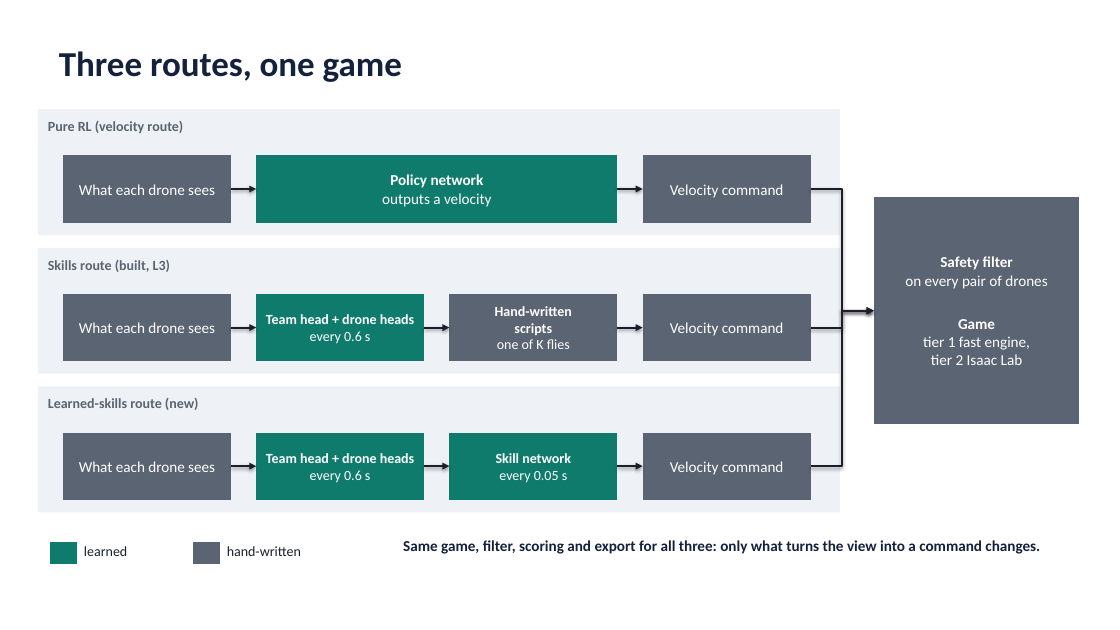
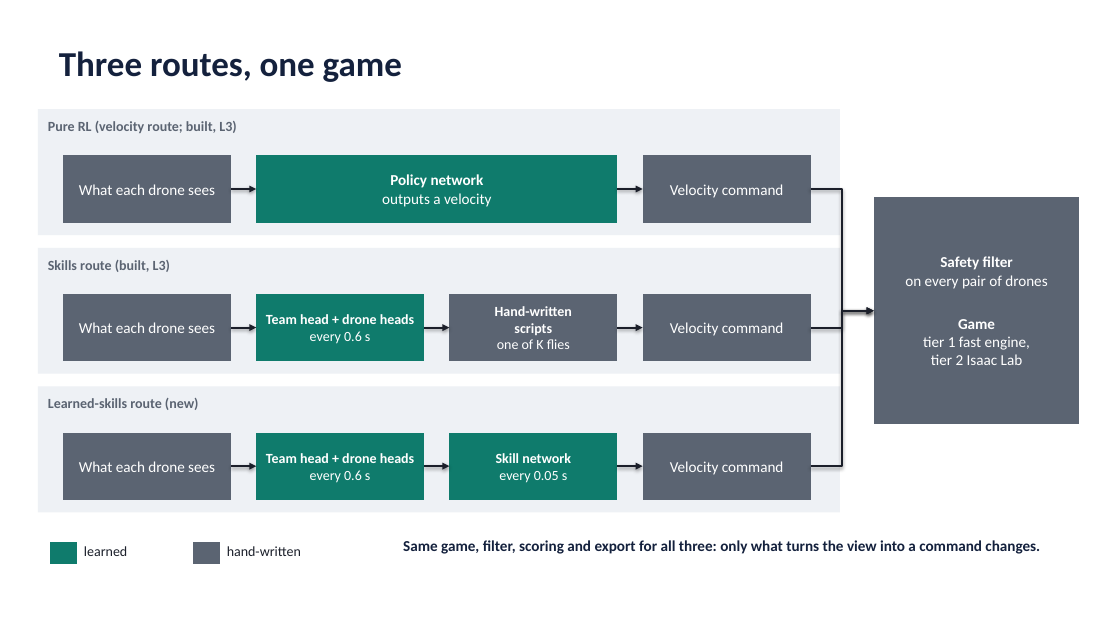
Before and after one commit to AI-DA-STC/AirStack-starling-max2, a slide deck: slide 3 of svg_training/ste_learning/figures/learned_skills_route.pptx. Drawn at 1120x630 pixels with LibreOffice and Linux fonts; fonts in the diff are those of the drawing. Boxes give left, top, right and bottom in pixels: in the first picture for what was removed or moved away, otherwise in the second. Text is boxed around its words. In the diff, an @@ line names an element or a change of style, - is before the commit and + after.

```diff
--- a/svg_training/ste_learning/figures/learned_skills_route.pptx
+++ b/svg_training/ste_learning/figures/learned_skills_route.pptx
@@ text at box(48, 121, 236, 133): text changed @@
-Pure RL (velocity route)
+Pure RL (velocity route; built, L3)
```
Also in this commit, not shown: 5 other slides changed, 6 other files.
